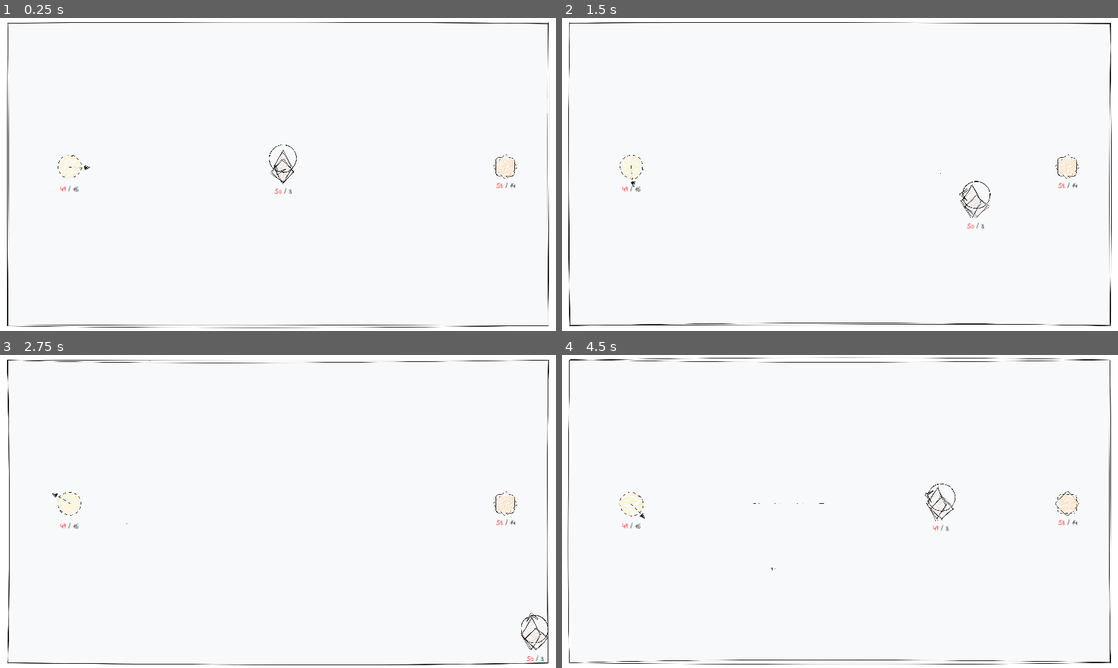
Above: before the commit, frames 1-4 (two rows, left to right).
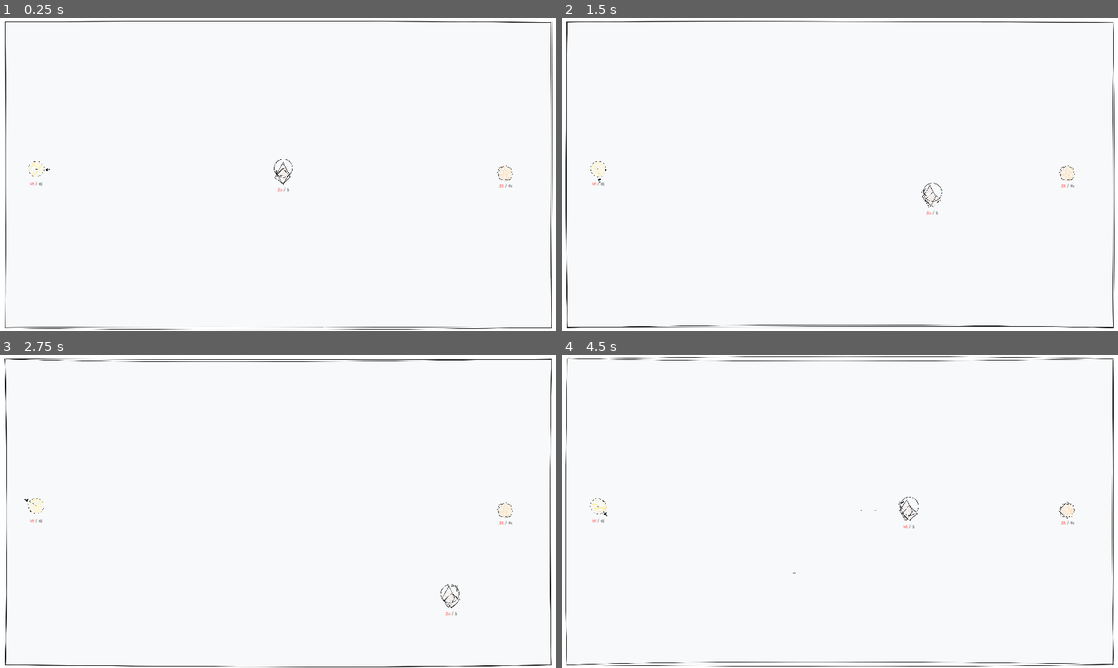
Above: after the commit, the same moments.

Repository: sacredSatan/thain-thain
Game: Godot game, scene res://main.tscn
Same seed, same stepped clock (60 frames per second), same inputs: the game is played once before the commit and once after it.
Inputs (mouse positions are in pixels of both pictures, inside the frame that each line leads up to):
- Up to frame 1 (0.25 s): no input
- Up to frame 2 (1.5 s): move the mouse to (845, 193) at 0.52 s; hold D (move_right) 0.53-1.28 s; tap Tab (cycle_weapon) at 0.6 s; move the mouse to (628, 190) at 1.27 s; hold S (move_down) from 1.28 s (still down); tap Space (shoot) at 1.35 s
- Up to frame 3 (2.75 s): move the mouse to (505, 524) at 2.02 s; release S (move_down) at 2.03 s; hold D (move_right) from 2.03 s (still down); tap Tab (cycle_weapon) at 2.1 s
- Up to frame 4 (4.5 s): move the mouse to (812, 574) at 2.77 s; release D (move_right) at 2.78 s; hold W (move_up) 2.78-3.53 s; tap Space (shoot) at 2.85, 4.35 s; move the mouse to (1006, 558) at 3.52 s; hold A (move_left) from 3.53 s (still down); tap Tab (cycle_weapon) at 3.6 s; move the mouse to (673, 464) at 4.27 s

The runs differ from the first frame. In frame 1, 2.5% of the frame differs, in the area x 0-100%, y 0-100%; in frame 2, 2.7%; in frame 3, 2.5%; in frame 4, 2.8%.

Commit message:
make window 1080p to lazily increase play area / reduce stuff size

Diff:
--- a/background.tscn
+++ b/background.tscn
@@ -47,12 +47,12 @@
 [node name="ColorRect" type="ColorRect" parent="."]
 offset_left = -37.0
 offset_top = -29.0
-offset_right = 1321.0
-offset_bottom = 756.0
+offset_right = 1964.0
+offset_bottom = 1114.0
 
 [node name="AnimatedSprite2D" type="AnimatedSprite2D" parent="."]
-position = Vector2(640, 360)
-scale = Vector2(0.33, 0.33)
+position = Vector2(960.9, 541.487)
+scale = Vector2(0.5, 0.5)
 sprite_frames = SubResource("SpriteFrames_og6in")
 animation = &"background_static"
 frame_progress = 0.492406
--- a/main.tscn
+++ b/main.tscn
@@ -8,7 +8,7 @@
 
 [sub_resource type="Curve2D" id="Curve2D_jflxv"]
 _data = {
-"points": PackedVector2Array(0, 0, 0, 0, 0, 0, 0, 0, 0, 0, 1280, 0, 0, 0, 0, 0, 1280, 720, 0, 0, 0, 0, 0, 720, 0, 0, 0, 0, 0, 0)
+"points": PackedVector2Array(0, 0, 0, 0, 0, 0, 0, 0, 0, 0, 1920, 0, 0, 0, 0, 0, 1920, 1080, 0, 0, 0, 0, 0, 1080, 0, 0, 0, 0, 0, 0)
 }
 point_count = 5
 
@@ -25,7 +25,7 @@
 
 [node name="Player" parent="." instance=ExtResource("2_rrqjj")]
 unique_name_in_owner = true
-position = Vector2(650, 342)
+position = Vector2(976, 536)
 
 [node name="EnemySpawnPath" type="Path2D" parent="."]
 curve = SubResource("Curve2D_jflxv")
@@ -33,10 +33,10 @@
 [node name="EnemySpawnLocation" type="PathFollow2D" parent="EnemySpawnPath"]
 
 [node name="Bablu" parent="." instance=ExtResource("5_5pgxs")]
-position = Vector2(160, 342)
+position = Vector2(125, 521)
 
-[node name="Bunty4" parent="." instance=ExtResource("4_683da")]
-position = Vector2(1163, 342)
+[node name="Bunty" parent="." instance=ExtResource("4_683da")]
+position = Vector2(1744, 536)
 
 [connection signal="timeout" from="MainOperandSwitchTimer" to="." method="_on_main_operand_switch_timer_timeout"]
 [connection signal="timeout" from="EnemySpawnTimer" to="." method="_on_enemy_spawn_timer_timeout"]
--- a/project.godot
+++ b/project.godot
@@ -25,8 +25,8 @@
 
 [display]
 
-window/size/viewport_width=1280
-window/size/viewport_height=720
+window/size/viewport_width=1920
+window/size/viewport_height=1080
 window/stretch/mode="canvas_items"
 
 [editor]
